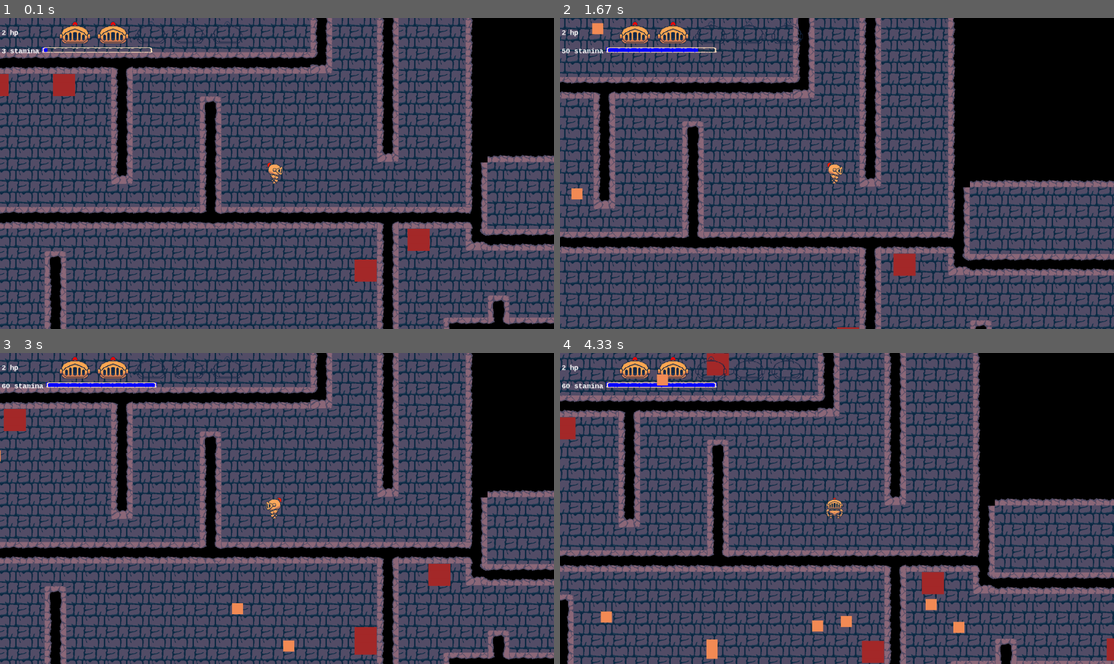
Above: before the commit, frames 1-4 (two rows, left to right).
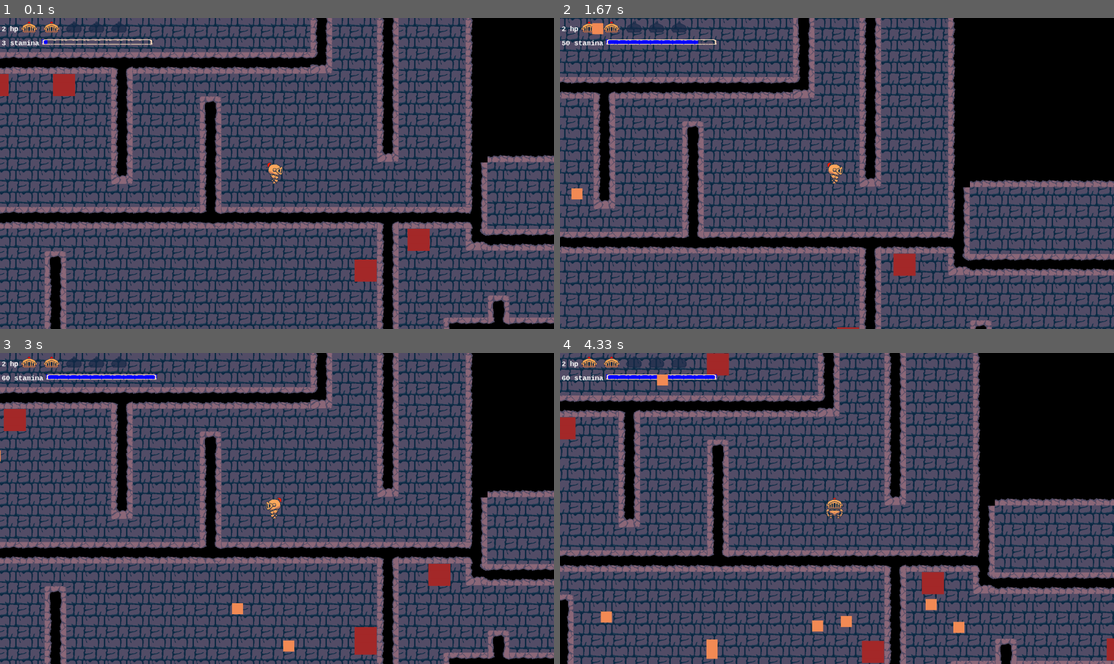
Above: after the commit, the same moments.

Repository: benedekhalaj/pygame-roguelike
Game: pygame game, started from play.py
Two runs of this game, one before a commit and one after it. Both use one fixed random seed, a clock stepped at 60 frames per second and the inputs below.
Inputs:
- Up to frame 1 (0.1 s): no input
- Up to frame 2 (1.67 s): hold Right 0.33-0.8 s; hold Up 0.83-1.13 s; hold Right 1.17-1.63 s
- Up to frame 3 (3 s): hold Left 1.67-2.2 s; hold Down 2.23-2.53 s; hold Left 2.57-2.97 s
- Up to frame 4 (4.33 s): hold Up 3-3.37 s; hold Right 3.4-4.03 s; hold Down from 4.07 s (still down)

The runs differ from the first frame. In frame 1, 1.3% of the frame differs, in the area x 0-44%, y 1-12%; in frame 2, 1.6%; in frame 3, 1.6%; in frame 4, 1.6%.

Commit message:
Player: Modify stat display

Diff:
--- a/model/player/player.py
+++ b/model/player/player.py
@@ -1,6 +1,8 @@
 from model import data_manager
 import pygame
 import pygame.freetype
+
+from model.item.item import Health_Potion
 
 
 pygame.mixer.init()
@@ -510,8 +512,9 @@
         self.width = int(screen_size[0] // 5)
         self.height = int(screen_size[1] // 60)
         self.rect = pygame.Rect(self.x, self.y, self.width, self.height)
-        self.no_health_picture = data_manager.open_image("model/map/textures/icons/empty_knight_icon.png")
-        self.health_picture = data_manager.open_image("model/map/textures/icons/knight_icon.png")
+        self.no_health_picture = pygame.transform.scale(data_manager.open_image("model/map/textures/icons/empty_knight_icon.png"), (45, 32))
+        self.health_picture = pygame.transform.scale(data_manager.open_image("model/map/textures/icons/knight_icon.png"), (45, 32))
+
         self.line_corrigate = (self.health_picture.get_width()) / 2
         self.color = colors
         self.health = "health"
@@ -550,9 +553,11 @@
         font_type = 'couriernew'
         player_health = player_stats[0]
         player_stamina = player_stats[2]
+        stamina_text = f"{int(player_stamina)} stamina"
+        health_text = f"{player_health} hp"
         font = pygame.font.SysFont(font_type, self.font_size, bold=True)
-        texts[self.health] = font.render(f"{player_health} hp", False, self.color.WHITE)
-        texts[self.stamina] = font.render(f"{int(player_stamina)} stamina", False, self.color.WHITE)
+        texts[self.health] = font.render(health_text, False, self.color.WHITE)
+        texts[self.stamina] = font.render(stamina_text, False, self.color.WHITE)
         return texts
         # pygame.font.get_fonts()
 
@@ -563,7 +568,8 @@
         max_health = player_stat[1]
         icon_list = []
         for healt_count in range(1, max_health + 1):
-            x = x + (self.health_picture.get_width()) + 20
+            if healt_count != 1:
+                x = x + (self.health_picture.get_width()) + 20
             if health >= healt_count:
                 icon_list.append([self.health_picture, (x, y)])
             else:
Binary file changed: model/map/textures/icons/empty_knight_icon.png
